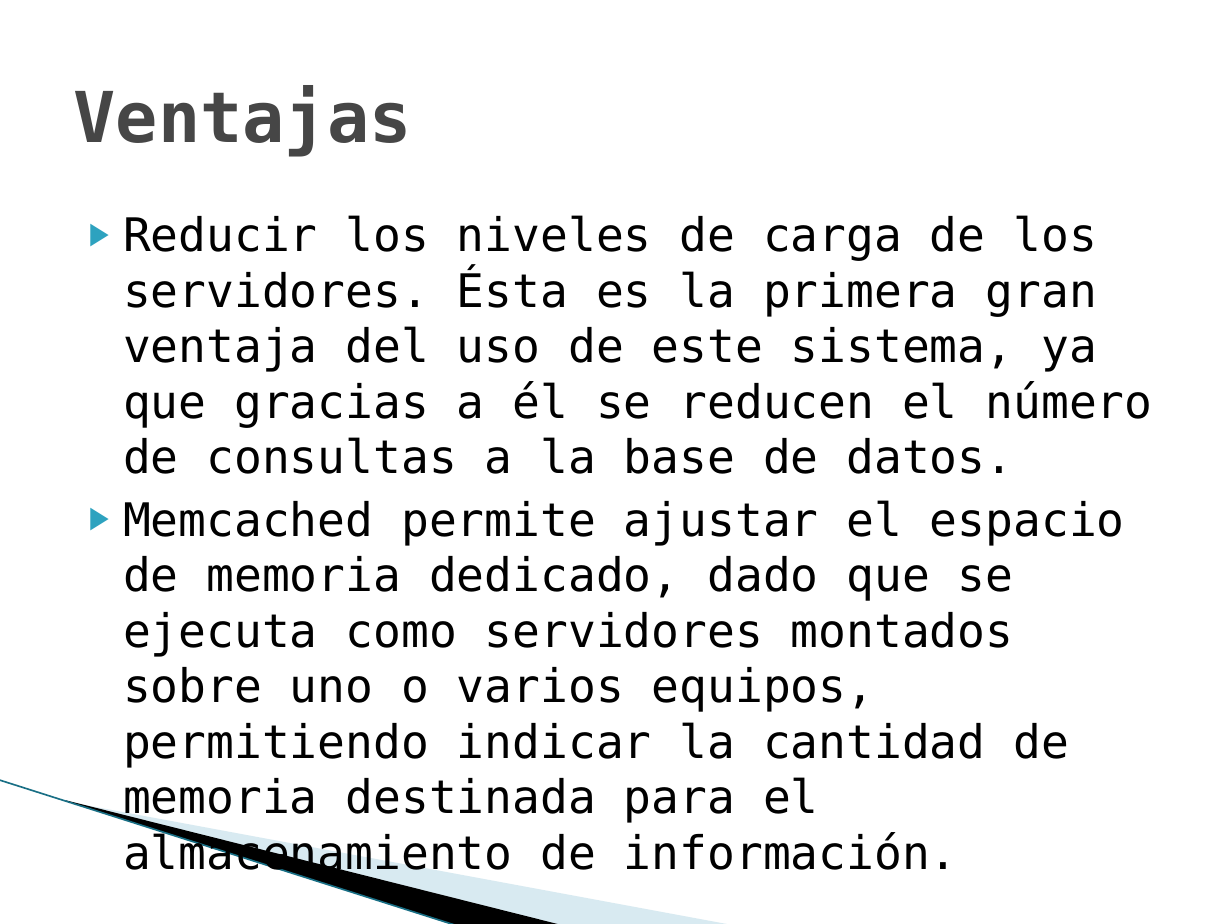
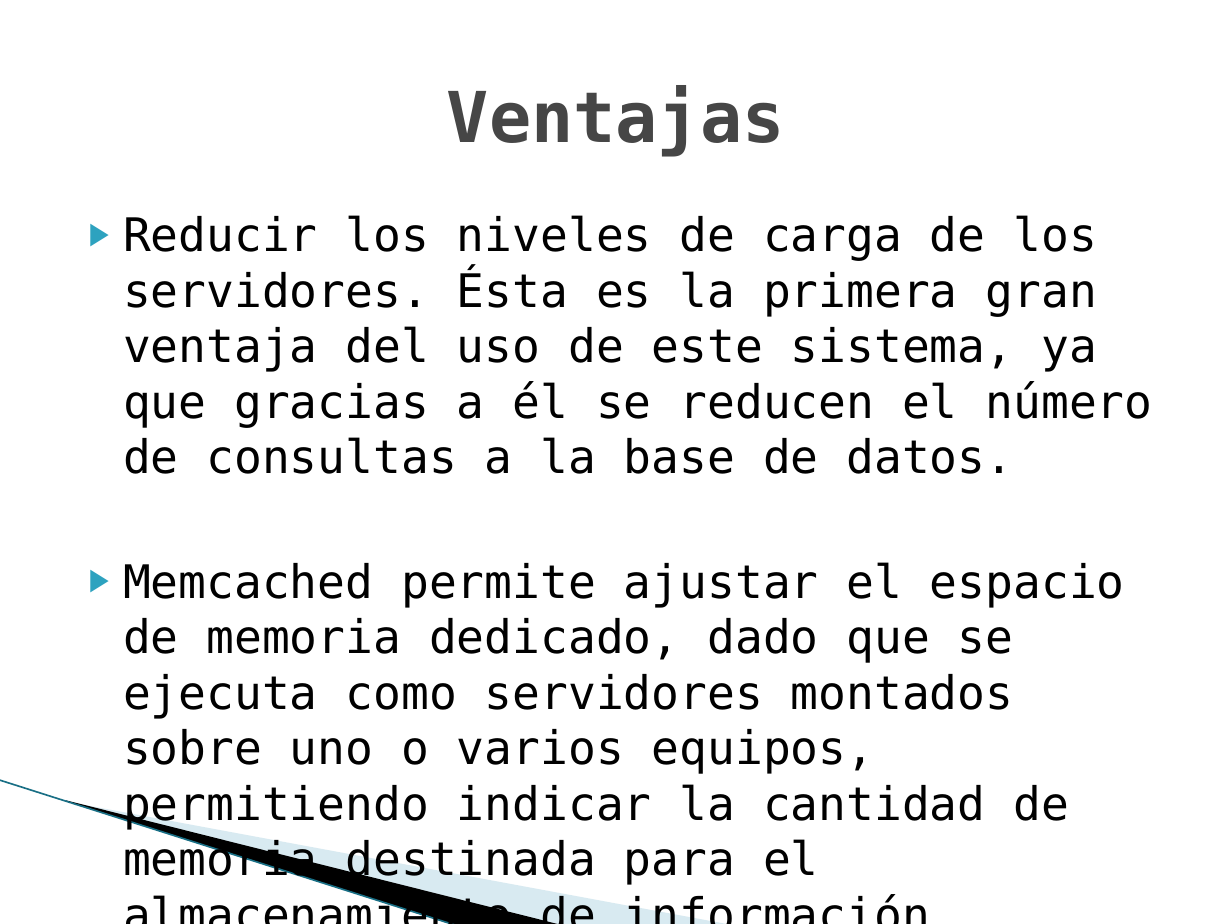
Before and after one commit to MariaOrgaz/swap1415, a slide deck: slide 10 of trabajo/transparencias.pptx (slide 11 before the commit). Drawn at 1232x924 pixels with LibreOffice and Linux fonts; fonts in the diff are those of the drawing; background and template pictures are left out. Boxes give left, top, right and bottom in pixels: in the first picture for what was removed or moved away, otherwise in the second. Text is boxed around its words. In the diff, an @@ line names an element or a change of style, - is before the commit and + after.

Commit message:
trabajo memcached

```diff
--- a/trabajo/transparencias.pptx
+++ b/trabajo/transparencias.pptx
@@ title "Ventajas" at box(447, 85, 785, 157): alignment left to centre @@
@@ text "Reducir los niveles de carga ..." rewrapped from box(123, 215, 1153, 824) to box(123, 215, 1153, 886) @@
```
Also in this commit, not shown: 10 other slides changed, 1 slide added, 1 slide removed, 2 other files.
